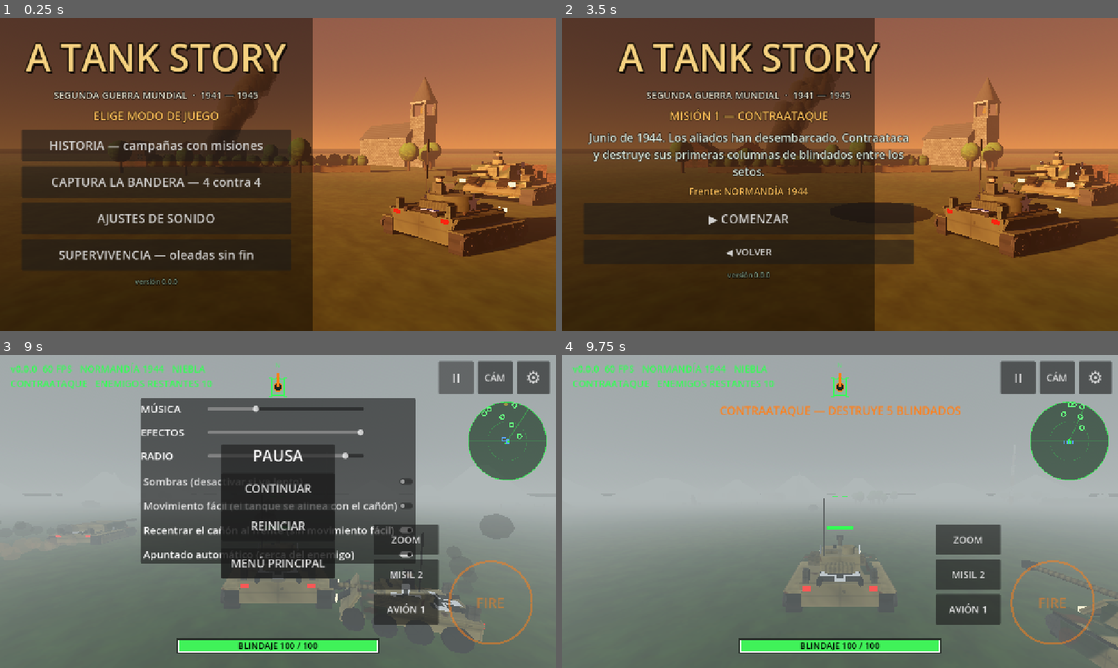
Above: before the commit, frames 1-4 (two rows, left to right).
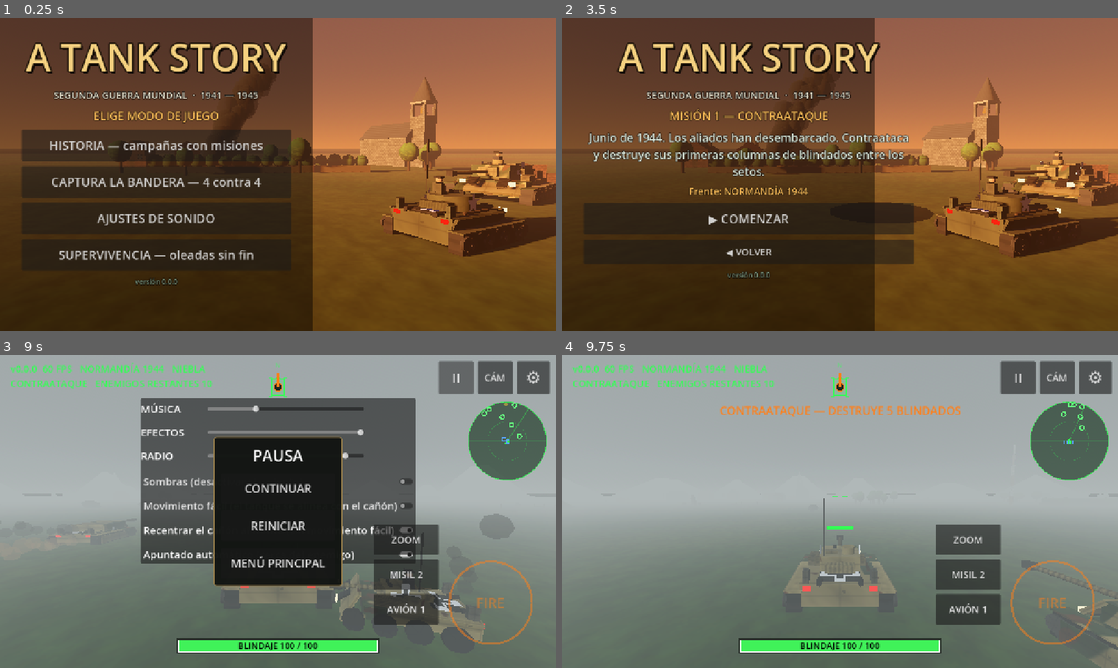
Above: after the commit, the same moments.

Repository: pabloprietorecio-afk/Tank-Ahead
Game: Godot game, scene res://levels/main_menu.tscn
Two runs of this game, one before a commit and one after it. Both use one fixed random seed, a clock stepped at 60 frames per second and the inputs below. Sound files missing from this copy of the repository are replaced by a short silence.
Inputs:
- Up to frame 1 (0.25 s): no input
- Up to frame 2 (3.5 s): click "HISTORIA — campañas con misio…" at 0.5 s; click "ALEMANIA — Wehrmacht" at 1.25 s; click "NORMANDÍA 1944 · tu tanque: P…" at 2 s; click "1. CONTRAATAQUE · NORMANDÍA 1…" at 2.75 s
- Up to frame 3 (9 s): click "▶ COMENZAR" at 3.5 s; click "⚙" at 4.25 s; click "CÁM" at 5 s; click "Sombras (desactivar si va len…" at 5.75 s; click "Movimiento fácil (el tanque s…" at 6.5 s; click "Recentrar el cañón al frente …" at 7.25 s; click "Apuntado automático (cerca de…" at 8 s; click "II" at 8.75 s
- Up to frame 4 (9.75 s): click "REINICIAR" at 9.5 s

Frames 1-2 are identical in both runs. In frame 3, 4.8% of the frame differs, in the area x 38-62%, y 26-75%; in frame 4, less than 0.1%.

Commit message:
Fase aérea con cámara lenta, dirigibles, visor 3D en HISTORIA y suelo sin cuadrícula
- Supervivencia: desde la oleada 3, entre oleadas, 20 s de ataque aéreo (aviones, helicópteros y
  dirigibles) a cámara lenta con zoom y cañón alzado; espoleta de proximidad contra aviones;
  cada derribo da blindaje, un misil o un bombardeo
- Botón HISTORIA: modelo 3D del tanque fijado girando, con su camuflaje y distintivos
- Suelo sin la cuadrícula verde; paneles opacos por encima del HUD y del radar

Co-Authored-By: Claude Opus 5.5 <noreply@anthropic.com>
Claude-Session: https://claude.ai/code/session_01Fzr3mX8kpwaJpVnrCyTFkb

Diff:
--- a/core/audio/voice_manager.gd
+++ b/core/audio/voice_manager.gd
@@ -33,11 +33,14 @@
 	"liberation": ["liberation"],
 	"cease_fire": ["cease_fire"],
 	"commander": ["commander"],
+	"air_phase": ["air_phase"],
+	"shot_down": ["shot_down_1", "shot_down_2"],
+	"air_clear": ["air_clear"],
 }
 ## Segundos mínimos entre dos veces el mismo evento.
 const COOLDOWNS: Dictionary = {
 	"kill": 3.0, "hit": 6.0, "radar": 25.0, "locked": 8.0, "pickup": 4.0, "bonus": 4.0,
-	"reinforcements": 40.0, "armor_low": 20.0, "cease_fire": 4.0, "objective": 2.0,
+	"reinforcements": 40.0, "shot_down": 1.5, "armor_low": 20.0, "cease_fire": 4.0, "objective": 2.0,
 }
 const MAX_QUEUE: int = 3
 const RADAR_RANGE: float = 200.0
--- /dev/null
+++ b/entities/air/air_target.gd
@@ -0,0 +1,199 @@
+class_name AirTarget
+extends Node3D
+## Avión o helicóptero enemigo que cruza el cielo y se puede derribar a cañonazos.
+## Al derribarlo da un premio (blindaje, misil o bombardeo) a quien lo derriba.
+
+enum Kind { PLANE, HELICOPTER, AIRSHIP }
+
+const PLANE_SPEED: float = 24.0
+const HELI_SPEED: float = 9.0
+const AIRSHIP_SPEED: float = 4.5
+## Distancia a la que estalla un proyectil cerca del aparato.
+const PROXIMITY: float = 7.0
+
+var kind: Kind = Kind.PLANE
+var health: HealthComponent
+var hurtbox: Hurtbox
+var is_destroyed: bool = false
+var _velocity: Vector3
+var _rotor: Node3D
+var _life: float = 40.0
+var _falling: bool = false
+var _wobble: float = randf() * TAU
+
+
+static func spawn(host: Node, aircraft_kind: Kind, center: Vector3) -> AirTarget:
+	var target := AirTarget.new()
+	target.kind = aircraft_kind
+	host.add_child(target)
+	var dir := Vector3.FORWARD.rotated(Vector3.UP, randf() * TAU)
+	var speed: float = [PLANE_SPEED, HELI_SPEED, AIRSHIP_SPEED][aircraft_kind]
+	var height: float = [randf_range(28.0, 42.0), randf_range(18.0, 28.0), randf_range(40.0, 55.0)][aircraft_kind]
+	var start_dist: float = [160.0, 70.0, 50.0][aircraft_kind]
+	target.global_position = center - dir * start_dist + dir.cross(Vector3.UP) * randf_range(-40.0, 40.0) + Vector3.UP * height
+	target._velocity = dir * speed
+	target.look_at(target.global_position + dir, Vector3.UP)
+	return target
+
+
+func _ready() -> void:
+	add_to_group(&"air_targets")
+	add_to_group(&"radar_marks")
+	set_meta("radar_color", Color(1.0, 0.4, 0.9))
+	set_meta("radar_shape", "star")
+	health = HealthComponent.new()
+	health.max_health = [30.0, 45.0, 20.0][kind]
+	add_child(health)
+	health.died.connect(_on_died)
+	hurtbox = Hurtbox.new()
+	hurtbox.team = 1
+	hurtbox.health = health
+	hurtbox.collision_layer = 4
+	hurtbox.collision_mask = 0
+	var shape := CollisionShape3D.new()
+	var box := BoxShape3D.new()
+	# Caja de impacto algo generosa para que se pueda acertar.
+	box.size = [Vector3(12.0, 4.0, 11.0), Vector3(7.0, 5.0, 10.0), Vector3(10.0, 10.0, 34.0)][kind]
+	shape.shape = box
+	hurtbox.add_child(shape)
+	add_child(hurtbox)
+	match kind:
+		Kind.PLANE:
+			_build_plane()
+		Kind.HELICOPTER:
+			_build_helicopter()
+		_:
+			_build_airship()
+	var engine := AudioStreamPlayer3D.new()
+	engine.stream = Sfx.ENGINE_PLANE
+	engine.bus = AudioSetup.SFX
+	engine.unit_size = 30.0
+	engine.max_distance = 400.0
+	add_child(engine)
+	engine.play()
+
+
+func _build_plane() -> void:
+	var color := Color(0.35, 0.37, 0.33)
+	var body := MeshInstance3D.new()
+	var fuselage := CylinderMesh.new()
+	fuselage.top_radius = 0.35
+	fuselage.bottom_radius = 0.7
+	fuselage.height = 8.0
+	fuselage.radial_segments = 10
+	body.mesh = fuselage
+	body.material_override = VectorMaterials.textured(color, color.darkened(0.4), 4, 0.5)
+	body.rotation.x = PI * 0.5
+	add_child(body)
+	for part in [[Vector3(11.0, 0.15, 1.8), Vector3(0.0, -0.1, -0.6)], [Vector3(3.6, 0.12, 1.0), Vector3(0.0, 0.25, 3.6)], [Vector3(0.12, 1.4, 1.0), Vector3(0.0, 0.9, 3.6)], [Vector3(0.7, 0.45, 1.2), Vector3(0.0, 0.6, -0.8)]]:
+		var mesh := VectorMaterials.make_box(part[0], color if part[0].y < 0.4 else Color(0.3, 0.42, 0.48), 4, 1.0)
+		mesh.position = part[1]
+		add_child(mesh)
+	_rotor = Node3D.new()
+	_rotor.position = Vector3(0.0, 0.0, -4.1)
+	add_child(_rotor)
+	var blade := VectorMaterials.make_box(Vector3(2.6, 0.18, 0.06), Color(0.15, 0.15, 0.15))
+	_rotor.add_child(blade)
+
+
+func _build_helicopter() -> void:
+	var color := Color(0.32, 0.36, 0.28)
+	var cabin := MeshInstance3D.new()
+	var sphere := SphereMesh.new()
+	sphere.radius = 1.6
+	sphere.height = 3.0
+	cabin.mesh = sphere
+	cabin.material_override = VectorMaterials.textured(color, color.darkened(0.4), 0, 0.5)
+	add_child(cabin)
+	var glass := VectorMaterials.make_box(Vector3(1.6, 1.0, 0.1), Color(0.3, 0.42, 0.48), 1, 0.5)
+	glass.position = Vector3(0.0, 0.3, -1.5)
+	add_child(glass)
+	var boom := VectorMaterials.make_box(Vector3(0.4, 0.4, 6.0), color, 4, 1.0)
+	boom.position = Vector3(0.0, 0.3, 4.0)
+	add_child(boom)
+	var fin := VectorMaterials.make_box(Vector3(0.1, 1.4, 0.8), color, 4, 0.5)
+	fin.position = Vector3(0.0, 0.9, 6.8)
+	add_child(fin)
+	for x in [-1.0, 1.0]:
+		var skid := VectorMaterials.make_box(Vector3(0.12, 0.12, 3.6), Color(0.2, 0.2, 0.2))
+		skid.position = Vector3(x, -1.8, 0.0)
+		add_child(skid)
+	var mast := VectorMaterials.make_box(Vector3(0.2, 0.8, 0.2), Color(0.2, 0.2, 0.2))
+	mast.position.y = 1.8
+	add_child(mast)
+	_rotor = Node3D.new()
+	_rotor.position.y = 2.2
+	add_child(_rotor)
+	for angle in [0.0, PI * 0.5]:
+		var blade := VectorMaterials.make_box(Vector3(11.0, 0.08, 0.35), Color(0.15, 0.15, 0.15))
+		blade.rotation.y = angle
+		_rotor.add_child(blade)
+
+
+## Dirigible de patrulla: enorme, lento y el más fácil de derribar.
+func _build_airship() -> void:
+	var envelope := MeshInstance3D.new()
+	var mesh := CapsuleMesh.new()
+	mesh.radius = 4.5
+	mesh.height = 32.0
+	mesh.radial_segments = 16
+	mesh.rings = 6
+	envelope.mesh = mesh
+	envelope.material_override = VectorMaterials.textured(Color(0.6, 0.6, 0.58), Color(0.45, 0.45, 0.43), 4, 1.2)
+	envelope.rotation.x = PI * 0.5
+	add_child(envelope)
+	var gondola := VectorMaterials.make_box(Vector3(2.2, 1.6, 6.0), Color(0.3, 0.32, 0.3), 1, 0.6)
+	gondola.position = Vector3(0.0, -5.2, -2.0)
+	add_child(gondola)
+	for fin in [[Vector3(0.2, 5.0, 4.0), Vector3(0.0, 2.8, 14.0)], [Vector3(0.2, 5.0, 4.0), Vector3(0.0, -2.8, 14.0)], [Vector3(5.0, 0.2, 4.0), Vector3(2.8, 0.0, 14.0)], [Vector3(5.0, 0.2, 4.0), Vector3(-2.8, 0.0, 14.0)]]:
+		var piece := VectorMaterials.make_box(fin[0], Color(0.5, 0.5, 0.48), 4, 0.8)
+		piece.position = fin[1]
+		add_child(piece)
+	_rotor = Node3D.new()
+	_rotor.position = Vector3(0.0, -5.2, 1.2)
+	add_child(_rotor)
+	_rotor.add_child(VectorMaterials.make_box(Vector3(1.8, 0.12, 0.05), Color(0.15, 0.15, 0.15)))
+
+
+func _process(delta: float) -> void:
+	_life -= delta
+	if _rotor != null:
+		if kind != Kind.HELICOPTER:
+			_rotor.rotation.z += delta * 40.0
+		else:
+			_rotor.rotation.y += delta * 25.0
+	if _falling:
+		_velocity += Vector3.DOWN * 18.0 * delta
+		rotation.z += delta * 2.5
+		global_position += _velocity * delta
+		if global_position.y <= 0.5:
+			Explosion.spawn(self, Vector3(global_position.x, 0.5, global_position.z), 2.0)
+			queue_free()
+		return
+	if kind == Kind.HELICOPTER:
+		# Vuelo errático: se balancea y cambia de rumbo poco a poco.
+		_wobble += delta
+		_velocity = _velocity.rotated(Vector3.UP, sin(_wobble * 0.7) * delta * 0.6)
+		global_position.y += sin(_wobble * 1.3) * delta * 1.5
+		look_at(global_position + _velocity, Vector3.UP)
+	global_position += _velocity * delta
+	if _life <= 0.0 or absf(global_position.x) > 320.0 or absf(global_position.z) > 320.0:
+		queue_free()
+
+
+## Se aleja sin más (al acabar la fase aérea).
+func leave() -> void:
+	_life = minf(_life, 4.0)
+	_velocity = _velocity.normalized() * PLANE_SPEED * 2.0 + Vector3.UP * 6.0
+
+
+func _on_died(source: Node) -> void:
+	is_destroyed = true
+	_falling = true
+	remove_from_group(&"radar_marks")
+	remove_from_group(&"air_targets")
+	hurtbox.set_deferred("monitorable", false)
+	hurtbox.collision_layer = 0
+	Explosion.spawn(self, global_position, 1.2)
+	if source is Tank and (source as Tank).is_player:
+		get_tree().call_group(&"game_mode", &"air_reward", global_position)
--- a/entities/projectiles/projectile.gd
+++ b/entities/projectiles/projectile.gd
@@ -62,6 +62,18 @@
 		return
 	var from: Vector3 = global_position
 	var to: Vector3 = from + velocity * delta
+	# Espoleta de proximidad contra aviones (como la artillería antiaérea real).
+	if team == 0:
+		for node in get_tree().get_nodes_in_group(&"air_targets"):
+			var air := node as AirTarget
+			if air == null or air.is_destroyed:
+				continue
+			var closest: Vector3 = Geometry3D.get_closest_point_to_segment(air.global_position, from, to)
+			if closest.distance_to(air.global_position) <= AirTarget.PROXIMITY:
+				air.hurtbox.take_hit(damage, shooter, closest)
+				Explosion.spawn(self, closest, 0.8, Color(0.4, 0.4, 0.4))
+				_release()
+				return
 	var space: PhysicsDirectSpaceState3D = get_world_3d().direct_space_state
 	for attempt in MAX_SKIPS:
 		var query := PhysicsRayQueryParameters3D.create(from, to, MASK_WORLD | MASK_HURTBOX)
--- a/entities/tank/tank.gd
+++ b/entities/tank/tank.gd
@@ -99,6 +99,26 @@
 const NORMAL_FOV: float = 75.0
 var binoculars: bool = false
 var _view_before_zoom: int = 0
+
+
+const AIR_FOV: float = 45.0
+var air_mode: bool = false
+
+
+## Modo antiaéreo: vista de cabina con zoom moderado y el cañón puede alzarse 60º.
+func set_air_mode(on: bool) -> void:
+	if camera == null or on == air_mode:
+		return
+	air_mode = on
+	set_binoculars(false)
+	turret_controller.max_pitch = deg_to_rad(60.0) if on else TurretController.MAX_PITCH
+	if on:
+		_view_before_zoom = _view
+		set_view(0)
+		camera.fov = AIR_FOV
+	else:
+		camera.fov = NORMAL_FOV
+		set_view(_view_before_zoom)
 
 
 ## Prismáticos: vista desde la cabina con mucho aumento.
--- a/entities/tank/turret_controller.gd
+++ b/entities/tank/turret_controller.gd
@@ -7,6 +7,8 @@
 const MAX_LEAD: float = 1.0
 const MIN_PITCH: float = deg_to_rad(-6.0)
 const MAX_PITCH: float = deg_to_rad(18.0)
+## Elevación máxima actual (sube en la fase antiaérea).
+var max_pitch: float = MAX_PITCH
 ## Suavizado: cuanto mayor, más rápido alcanza la torreta su objetivo.
 const SMOOTHING: float = 9.0
 
@@ -40,14 +42,14 @@
 	hold_relative()
 	var lead: float = clampf(angle_difference(local_yaw, _target_local + delta_yaw), -MAX_LEAD, MAX_LEAD)
 	_target_local = wrapf(local_yaw + lead, -PI, PI)
-	_target_pitch = clampf(_target_pitch + delta_pitch, MIN_PITCH, MAX_PITCH)
+	_target_pitch = clampf(_target_pitch + delta_pitch, MIN_PITCH, max_pitch)
 
 
 ## Fija el rumbo de la torreta respecto al casco (modo clásico: ajuste fino alrededor de 0).
 func aim_local(yaw: float, delta_pitch: float = 0.0) -> void:
 	_world_mode = false
 	_target_local = wrapf(yaw, -PI, PI)
-	_target_pitch = clampf(_target_pitch + delta_pitch, MIN_PITCH, MAX_PITCH)
+	_target_pitch = clampf(_target_pitch + delta_pitch, MIN_PITCH, max_pitch)
 
 
 ## Deja de seguir un punto del mundo y mantiene la orientación actual respecto al casco.
@@ -63,14 +65,14 @@
 	_target_world = atan2(-to.x, -to.z)
 	_world_mode = true
 	var horizontal: float = Vector2(to.x, to.z).length()
-	_target_pitch = clampf(atan2(to.y, horizontal), MIN_PITCH, MAX_PITCH)
+	_target_pitch = clampf(atan2(to.y, horizontal), MIN_PITCH, max_pitch)
 
 
 ## Mantiene la torreta en un rumbo fijo del mundo (no gira con el casco) y ajusta la elevación.
 func aim_world_yaw(yaw: float, delta_pitch: float = 0.0) -> void:
 	_target_world = yaw
 	_world_mode = true
-	_target_pitch = clampf(_target_pitch + delta_pitch, MIN_PITCH, MAX_PITCH)
+	_target_pitch = clampf(_target_pitch + delta_pitch, MIN_PITCH, max_pitch)
 
 
 ## Apunta hacia un rumbo del mundo sin cambiar la elevación (para escanear).
--- a/levels/arena.gd
+++ b/levels/arena.gd
@@ -18,6 +18,7 @@
 
 func _ready() -> void:
 	_rng.randomize()
+	Engine.time_scale = 1.0
 	GameSettings.ensure_loaded()
 	AudioSetup.ensure()
 	GameSession.resolve_front()
@@ -355,14 +356,6 @@
 	input_source.touch = touch
 	add_child(input_source)
 
-	_hud = Hud.new()
-	_hud.tank = _player
-	_hud.director = _mode
-	_hud.touch = touch
-	_hud.input_source = input_source
-	_hud.weather = get_node("Weather")
-	layer.add_child(_hud)
-
 	var radar := Radar.new()
 	radar.player = _player
 	radar.set_anchors_preset(Control.PRESET_TOP_RIGHT)
@@ -371,3 +364,11 @@
 	radar.offset_top = 104.0
 	radar.offset_bottom = 292.0
 	layer.add_child(radar)
+
+	_hud = Hud.new()
+	_hud.tank = _player
+	_hud.director = _mode
+	_hud.touch = touch
+	_hud.input_source = input_source
+	_hud.weather = get_node("Weather")
+	layer.add_child(_hud)
--- a/levels/modes/game_mode.gd
+++ b/levels/modes/game_mode.gd
@@ -81,6 +81,22 @@
 	AirStrike.launch(world, player.global_position, true)
 	get_tree().call_group(&"voice", &"say", "raid", VoiceManager.Priority.CRITICAL)
 	message.emit("¡BOMBARDEO ENEMIGO! SAL DE LA ZONA ROJA", true)
+
+
+## Premio por derribar un avión o helicóptero: blindaje, misil o bombardeo.
+func air_reward(_where: Vector3) -> void:
+	score += 200
+	get_tree().call_group(&"voice", &"say", "shot_down", VoiceManager.Priority.HIGH)
+	match randi() % 3:
+		0:
+			player.health.heal(40.0)
+			message.emit("¡DERRIBADO! +40 DE BLINDAJE", false)
+		1:
+			missiles += 1
+			message.emit("¡DERRIBADO! +1 MISIL", false)
+		_:
+			strikes += 1
+			message.emit("¡DERRIBADO! +1 BOMBARDEO", false)
 
 
 ## Misil guiado: va a por el objetivo fijado (si lo hay).
--- a/levels/modes/survival_mode.gd
+++ b/levels/modes/survival_mode.gd
@@ -19,6 +19,14 @@
 var _intro_queue: Array[TankStats] = []
 var _intro_timer: float = 0.0
 
+## Fase aérea entre oleadas (desde la oleada 3): cámara lenta y zoom durante 20 s.
+const AIR_PHASE_TIME: float = 20.0
+const SLOW_MOTION: float = 0.45
+var air_phase: bool = false
+var _air_end_msec: int = 0
+var _air_spawn_timer: float = 0.0
+var _air_spawned: int = 0
+
 
 func start(player_tank: Tank, world_root: Node3D) -> void:
 	super.start(player_tank, world_root)
@@ -26,15 +34,20 @@
 
 
 func raids_active() -> bool:
-	return wave >= 2
-
-
-func status_text() -> String:
+	return wave >= 2 and not air_phase
+
+
+func _status_normal() -> String:
 	return "PUNTOS %d   OLEADA %d   ENEMIGOS %d" % [score, wave, alive]
 
 
 func _process(delta: float) -> void:
 	if is_over:
+		if air_phase:
+			_end_air_phase()
+		return
+	if air_phase:
+		_update_air_phase(delta)
 		return
 	if not _wave_active:
 		_pause -= delta
@@ -120,6 +133,8 @@
 	GameSession.record_wave(wave)
 	message.emit("OLEADA %d SUPERADA  +%d  BLINDAJE REPARADO" % [wave, WAVE_BONUS], false)
 	get_tree().call_group(&"voice", &"say", "wave_clear", VoiceManager.Priority.HIGH)
+	if wave >= 3:
+		_start_air_phase()
 	# Cada 4 oleadas se repone el arsenal especial.
 	if wave % 4 == 0:
 		missiles = 2
@@ -127,6 +142,55 @@
 		message.emit("ARSENAL REPUESTO: 2 MISILES Y 1 BOMBARDEO", false)
 
 
+func _start_air_phase() -> void:
+	air_phase = true
+	_air_end_msec = Time.get_ticks_msec() + int(AIR_PHASE_TIME * 1000.0)
+	_air_spawn_timer = 0.0
+	_air_spawned = 0
+	Engine.time_scale = SLOW_MOTION
+	player.set_air_mode(true)
+	message.emit("¡ATAQUE AÉREO! DERRIBA AVIONES, HELICÓPTEROS Y DIRIGIBLES", true)
+	get_tree().call_group(&"voice", &"say", "air_phase", VoiceManager.Priority.CRITICAL)
+
+
+func _update_air_phase(delta: float) -> void:
+	# El tiempo de la fase se mide en segundos reales (la cámara lenta no la alarga).
+	if Time.get_ticks_msec() >= _air_end_msec:
+		_end_air_phase()
+		return
+	_air_spawn_timer -= delta
+	if _air_spawn_timer <= 0.0 and _air_spawned < 4 + wave / 2:
+		_air_spawn_timer = 1.6
+		_air_spawned += 1
+		var kind: int = AirTarget.Kind.PLANE
+		if _air_spawned % 3 == 0:
+			kind = AirTarget.Kind.HELICOPTER
+		elif _air_spawned == 2:
+			kind = AirTarget.Kind.AIRSHIP
+		AirTarget.spawn(world, kind, player.global_position)
+
+
+func air_seconds_left() -> float:
+	return maxf((_air_end_msec - Time.get_ticks_msec()) / 1000.0, 0.0)
+
+
+func _end_air_phase() -> void:
+	air_phase = false
+	Engine.time_scale = 1.0
+	player.set_air_mode(false)
+	for node in get_tree().get_nodes_in_group(&"air_targets"):
+		(node as AirTarget).leave()
+	if not is_over:
+		message.emit("CIELO DESPEJADO — PREPÁRATE", false)
+		get_tree().call_group(&"voice", &"say", "air_clear", VoiceManager.Priority.NORMAL)
+
+
+func status_text() -> String:
+	if air_phase:
+		return "PUNTOS %d   OLEADA %d   ATAQUE AÉREO %d s" % [score, wave, ceili(air_seconds_left())]
+	return _status_normal()
+
+
 func _spawn(stats: TankStats) -> void:
 	var origin := Vector2(player.global_position.x, player.global_position.z)
 	var point: Vector2 = free_point_near(origin, SPAWN_MIN, SPAWN_MAX)
--- a/shaders/grid_ground.gdshader
+++ b/shaders/grid_ground.gdshader
@@ -10,7 +10,7 @@
 uniform vec3 dirt : source_color = vec3(0.30, 0.23, 0.15);
 uniform vec3 gravel : source_color = vec3(0.38, 0.37, 0.34);
 uniform vec3 line_color : source_color = vec3(0.2, 1.0, 0.33);
-uniform float grid_strength = 0.06;
+uniform float grid_strength = 0.0;
 uniform float cell_size = 20.0;
 uniform float tint = 0.0;
 
--- a/ui/hud/hud.gd
+++ b/ui/hud/hud.gd
@@ -15,6 +15,7 @@
 var _pause_panel: PanelContainer
 var _history_panel: PanelContainer
 var _history_text: Label
+var _history_viewer: TankViewer
 var _history_button: Button
 var _version: String = ""
 var _message_time: float = 0.0
@@ -123,6 +124,13 @@
 
 func _centered_panel() -> PanelContainer:
 	var panel := PanelContainer.new()
+	var style := StyleBoxFlat.new()
+	style.bg_color = Color(0.07, 0.08, 0.07, 0.97)
+	style.border_color = Color(0.6, 0.5, 0.3)
+	style.set_border_width_all(2)
+	style.set_corner_radius_all(6)
+	style.set_content_margin_all(18)
+	panel.add_theme_stylebox_override("panel", style)
 	panel.visible = false
 	panel.set_anchors_and_offsets_preset(Control.PRESET_CENTER)
 	panel.grow_horizontal = Control.GROW_DIRECTION_BOTH
@@ -177,11 +185,16 @@
 	var hbox := VBoxContainer.new()
 	hbox.add_theme_constant_override("separation", 14)
 	_history_panel.add_child(hbox)
+	var row := HBoxContainer.new()
+	row.add_theme_constant_override("separation", 20)
+	hbox.add_child(row)
+	_history_viewer = TankViewer.new()
+	row.add_child(_history_viewer)
 	_history_text = Label.new()
 	_history_text.autowrap_mode = TextServer.AUTOWRAP_WORD_SMART
-	_history_text.custom_minimum_size = Vector2(760.0, 0.0)
-	_history_text.add_theme_font_size_override("font_size", 24)
-	hbox.add_child(_history_text)
+	_history_text.custom_minimum_size = Vector2(560.0, 0.0)
+	_history_text.add_theme_font_size_override("font_size", 22)
+	row.add_child(_history_text)
 	var close := _button("CERRAR")
 	close.pressed.connect(func() -> void:
 		_history_panel.visible = false
@@ -237,6 +250,7 @@
 	if director.is_over:
 		return
 	get_tree().paused = paused
+	move_child(_pause_panel, -1)
 	_pause_panel.visible = paused
 
 
@@ -246,17 +260,21 @@
 		return
 	var stats: TankStats = target.stats
 	_history_text.text = "%s\n\n%s\n\nBLINDAJE %d   ATAQUE %d   VELOCIDAD %d km/h" % [stats.display_name, stats.history if stats.history != "" else stats.description, roundi(stats.max_armor), roundi(stats.damage), roundi(stats.max_speed * 3.6)]
+	_history_viewer.show_tank(stats, target.paint)
+	move_child(_history_panel, -1)
 	_history_panel.visible = true
 	get_tree().paused = true
 
 
 func _restart() -> void:
 	get_tree().paused = false
+	Engine.time_scale = 1.0
 	get_tree().reload_current_scene()
 
 
 func _to_menu() -> void:
 	get_tree().paused = false
+	Engine.time_scale = 1.0
 	get_tree().change_scene_to_file("res://levels/main_menu.tscn")
 
 
@@ -288,7 +306,9 @@
 	menu.pressed.connect(_to_menu)
 	box.add_child(menu)
 	# Deja ver la escena unos instantes antes de mostrar el panel.
-	get_tree().create_timer(1.2).timeout.connect(func() -> void: _end_panel.visible = true)
+	get_tree().create_timer(1.2).timeout.connect(func() -> void:
+		move_child(_end_panel, -1)
+		_end_panel.visible = true)
 
 
 func _make_toggle(text: String, value: bool, on_change: Callable) -> CheckButton:
--- /dev/null
+++ b/ui/tank_viewer.gd
@@ -0,0 +1,70 @@
+class_name TankViewer
+extends SubViewportContainer
+## Visor 3D de un tanque: el modelo gira despacio sobre un fondo neutro, con luz de estudio.
+## Funciona aunque el juego esté en pausa.
+
+var _holder: Node3D
+var _viewport: SubViewport
+
+
+func _init() -> void:
+	stretch = true
+	custom_minimum_size = Vector2(500.0, 320.0)
+	process_mode = Node.PROCESS_MODE_ALWAYS
+	_viewport = SubViewport.new()
+	_viewport.own_world_3d = true
+	_viewport.msaa_3d = Viewport.MSAA_2X
+	add_child(_viewport)
+	var env := Environment.new()
+	env.background_mode = Environment.BG_COLOR
+	env.background_color = Color(0.08, 0.09, 0.08)
+	env.ambient_light_source = Environment.AMBIENT_SOURCE_COLOR
+	env.ambient_light_color = Color(0.55, 0.55, 0.5)
+	env.ambient_light_energy = 0.7
+	env.tonemap_mode = Environment.TONE_MAPPER_FILMIC
+	var world_env := WorldEnvironment.new()
+	world_env.environment = env
+	_viewport.add_child(world_env)
+	var key := DirectionalLight3D.new()
+	key.rotation = Vector3(deg_to_rad(-40.0), deg_to_rad(-30.0), 0.0)
+	key.light_energy = 1.3
+	key.shadow_enabled = true
+	_viewport.add_child(key)
+	var rim := DirectionalLight3D.new()
+	rim.rotation = Vector3(deg_to_rad(-20.0), deg_to_rad(150.0), 0.0)
+	rim.light_energy = 0.6
+	rim.light_color = Color(0.7, 0.8, 1.0)
+	_viewport.add_child(rim)
+	var floor_mesh := CylinderMesh.new()
+	floor_mesh.top_radius = 7.0
+	floor_mesh.bottom_radius = 7.0
+	floor_mesh.height = 0.1
+	floor_mesh.radial_segments = 32
+	var floor := MeshInstance3D.new()
+	floor.mesh = floor_mesh
+	floor.material_override = VectorMaterials.paint(Color(0.2, 0.21, 0.19))
+	floor.position.y = -0.05
+	_viewport.add_child(floor)
+	var camera := Camera3D.new()
+	camera.fov = 40.0
+	# Orientación calculada a mano: el visor aún no está en el árbol al crearse.
+	var eye := Vector3(0.0, 4.0, 10.0)
+	camera.transform = Transform3D(Basis.looking_at(Vector3(0.0, 1.2, 0.0) - eye, Vector3.UP), eye)
+	_viewport.add_child(camera)
+	_holder = Node3D.new()
+	_viewport.add_child(_holder)
+
+
+func show_tank(stats: TankStats, paint: Dictionary) -> void:
+	for child in _holder.get_children():
+		child.queue_free()
+	var model_root := Node3D.new()
+	_holder.add_child(model_root)
+	# Ajusta la escala para que todos los modelos ocupen un tamaño parecido.
+	model_root.scale = Vector3.ONE / maxf(stats.body_scale, 0.8)
+	TankModel.build(model_root, stats, paint, false)
+
+
+func _process(delta: float) -> void:
+	if is_visible_in_tree():
+		_holder.rotation.y += delta * 0.5
Not shown, added: assets/voice/air_clear.ogg.import
Not shown, added: assets/voice/air_phase.ogg.import
Not shown, added: assets/voice/shot_down_1.ogg.import
Not shown, added: assets/voice/shot_down_2.ogg.import
Not shown, added: entities/air/air_target.gd.uid
Not shown, added: ui/tank_viewer.gd.uid
Not shown, added: assets/voice/air_clear.ogg
Not shown, added: assets/voice/air_phase.ogg
Not shown, added: assets/voice/shot_down_1.ogg
Not shown, added: assets/voice/shot_down_2.ogg
